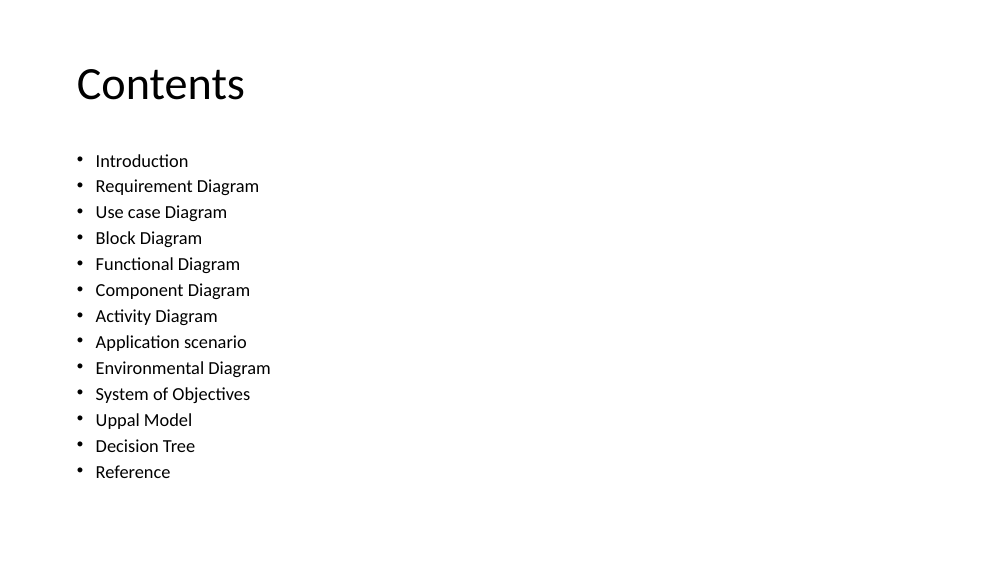
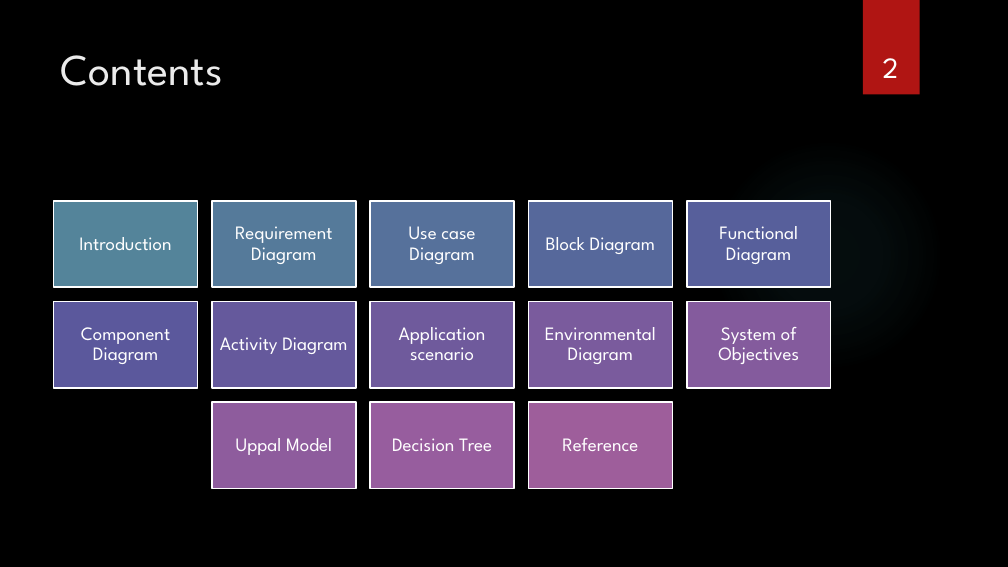
Before and after one commit to krupa1106/TheDarkKnights-MechatronicsPeoject, a slide deck: slide 2 of Rescue Bot- Team The Dark Knights.pptx. Drawn at 1008x567 pixels with LibreOffice and Linux fonts; fonts in the diff are those of the drawing; background and template pictures are left out. Boxes give left, top, right and bottom in pixels: in the first picture for what was removed or moved away, otherwise in the second. Text is boxed around its words. In the diff, an @@ line names an element or a change of style, - is before the commit and + after.

Commit message:
Final PPT

```diff
--- a/Rescue Bot- Team The Dark Knights.pptx
+++ b/Rescue Bot- Team The Dark Knights.pptx
@@ background #FFFFFF to picture (left out) @@
@@ rectangle added at bbox=[863, 0, 920, 95], fill #B01513 @@
@@ title "Contents": place and size @@
-title "Contents" at bbox=[77, 69, 245, 100]
+title "Contents" at bbox=[61, 55, 223, 86]
@@ title "Contents" at bbox=[61, 55, 223, 86]: size 44 to 42 pt, font Calibri to League Spartan, text colour #000000 to #EBEBEB; line spacing 0.9 to 1; vertical alignment middle to top @@
@@ page number added at bbox=[883, 58, 899, 78], 28 pt, text #FFFFFF @@
+2
@@ ellipse added at bbox=[712, 138, 944, 371], fill gradient #50B9C1 @@
@@ text removed at bbox=[96, 154, 270, 478] @@
-• Introduction
-• Requirement Diagram
-• Use case Diagram
-• Block Diagram
-• Functional Diagram
-• Component Diagram
-• Activity Diagram
-• Application scenario
-• Environmental Diagram
-• System of Objectives
-• Uppal Model
-• Decision Tree
-• Reference
@@ group added at bbox=[54, 201, 830, 488]: 13 rectangles, 13 texts @@
+Introduction
+Requirement Diagram
+Use case Diagram
+Block Diagram
+Functional Diagram
+Component Diagram
+Activity Diagram
+Application scenario
+Environmental Diagram
+System of Objectives
+Uppal Model
+Decision Tree
+Reference
```
Also in this commit, not shown: 8 other slides changed, 16 slides added, 7 slides removed, 1 other file.
